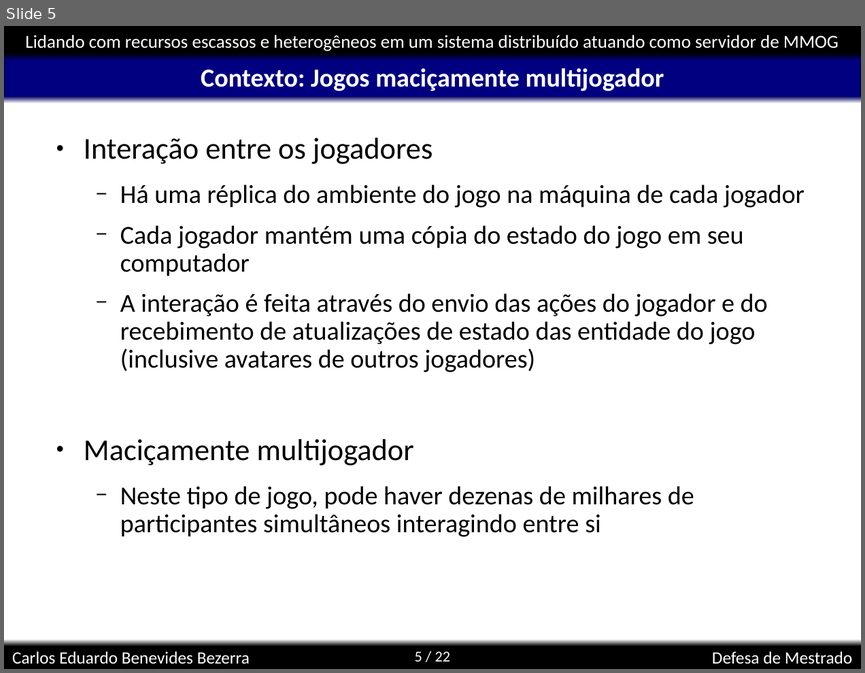
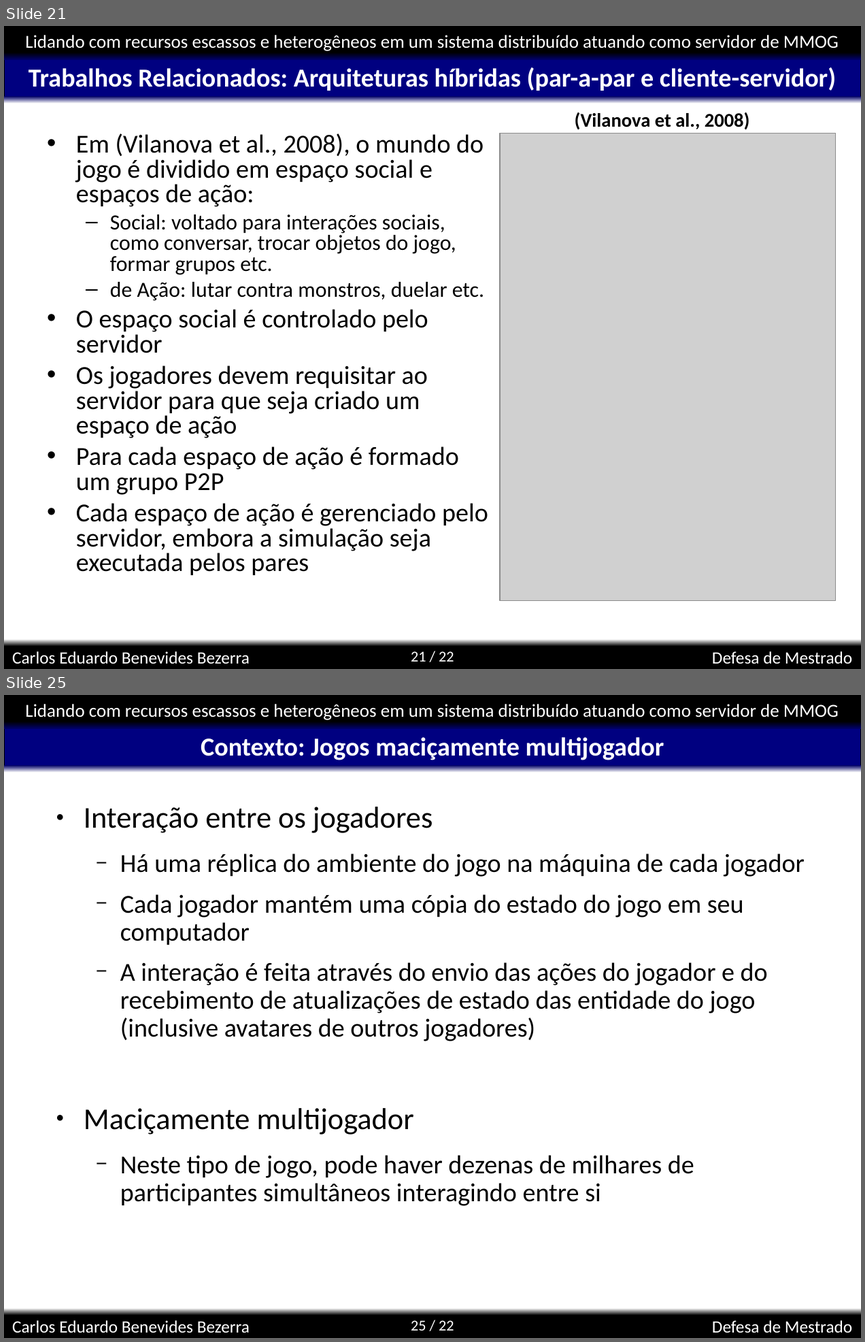
Before and after one commit to kdubezerra/kdubezerra, a slide deck: textos/dissertation/Diss_Defesa.ppt. Shown one above the other, each under a label of ours: slide 5 before the commit, slides 21 and 25 after it; the slides between them are not shown. The pictures are 865x673 and 865x1342 pixels, drawn with LibreOffice and Linux fonts; fonts in the diff are those of the drawing; grey boxes stand for pictures; background and template pictures are left out. Boxes give left, top, right and bottom in pixels: in the first picture for what was removed or moved away, otherwise in the second. Text is boxed around its words. In the diff, an @@ line names an element or a change of style, - is before the commit and + after.

```diff
--- a/textos/dissertation/Diss_Defesa.ppt
+++ b/textos/dissertation/Diss_Defesa.ppt
@@ slide 21 added at (4, 26, 861, 669), background #FFFFFF; not listed: 8 template elements that a slide beside it also shows @@
@@ title added at (28, 67, 836, 91), 24 pt, text #FFFFFF, bold @@
+Trabalhos Relacionados: Arquiteturas híbridas (par-a-par e cliente-servidor)
@@ text added at (575, 112, 750, 129), 18 pt, text #000000, bold @@
+(Vilanova et al., 2008)
@@ text added at (76, 133, 488, 575), 24 pt, text #000000 @@
+• Em (Vilanova et al., 2008), o mundo do jogo é dividido em espaço social e espaços de ação:
+  – Social: voltado para interações sociais, como conversar, trocar objetos do jogo, formar grupos etc.
+  – de Ação: lutar contra monstros, duelar etc.
+• O espaço social é controlado pelo servidor
+• Os jogadores devem requisitar ao servidor para que seja criado um espaço de ação
+• Para cada espaço de ação é formado um grupo P2P
+• Cada espaço de ação é gerenciado pelo servidor, embora a simulação seja executada pelos pares
@@ picture added at (500, 133, 836, 601) @@
@@ what was slide 5 is now slide 25 @@
@@ page number at (411, 1320, 454, 1330): text changed @@
-5 / 22
+25 / 22
```
Also in this commit, not shown: 5 slides changed, 23 other slides added, 7 slides removed, 19 other files.
